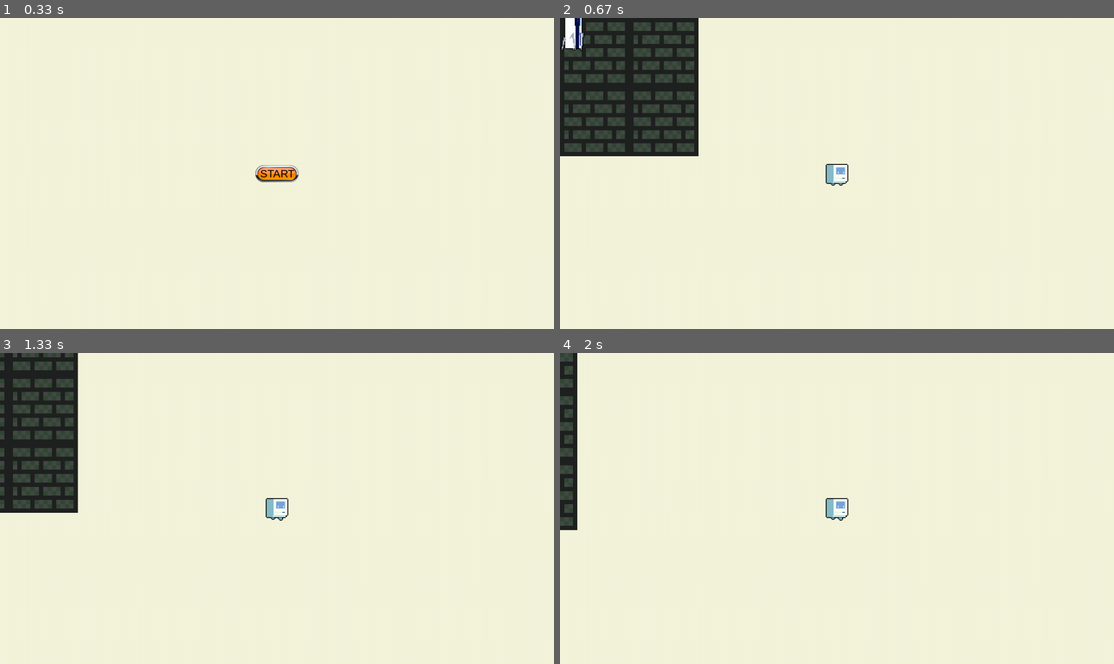
Above: before the commit, frames 1-4 (two rows, left to right).
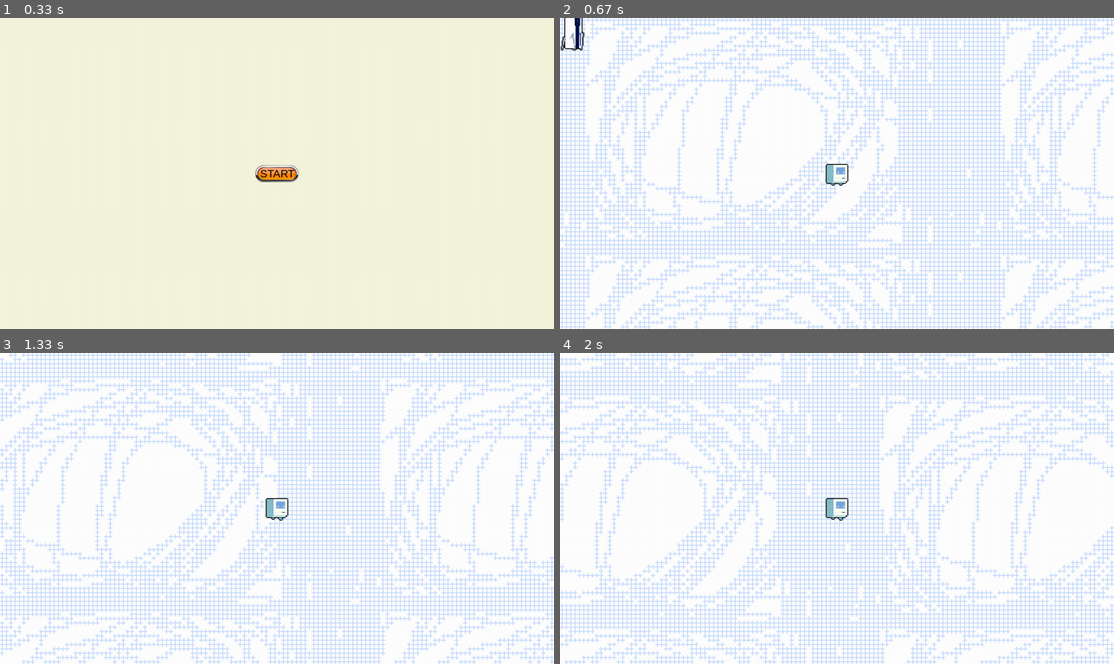
Above: after the commit, the same moments.

Repository: evelyn-keefner/portfolio
Game: pygame game, started from ch09/final/main.py
The game is run twice, just before and just after one commit, with the same random seed, the same clock (stepped at 60 frames per second) and the same inputs.
Inputs (mouse positions are in pixels of both pictures, inside the frame that each line leads up to):
- Up to frame 1 (0.33 s): no input
- Up to frame 2 (0.67 s): click "START" at 0.38 s
- Up to frame 3 (1.33 s): hold D 0.67-1.13 s; move the mouse to (254, 520) at 0.7 s; hold W from 1.17 s (still down)
- Up to frame 4 (2 s): release W at 1.47 s; hold D 1.5-1.97 s

Frame 1 is identical in both runs. In frame 2, 99% of the frame differs, in the area x 0-100%, y 0-100%; in frame 3, 100%; in frame 4, 100%.

Commit message:
test background

Diff:
--- a/ch09/final/src/camera.py
+++ b/ch09/final/src/camera.py
@@ -11,7 +11,7 @@
         self.half_h = self.display_surface.get_size()[1] // 2
 
         # ground
-        self.ground_surf = pygame.image.load('assets/placeholder_assets/brick.png')
+        self.ground_surf = pygame.image.load('assets/assets_ui/test_background_delete_later.webp')
         self.ground_width = self.ground_surf.get_width()
         self.ground_height = self.ground_surf.get_height()
 
Binary file added: ch09/final/assets/assets_UI/test_background_delete_later.webp
